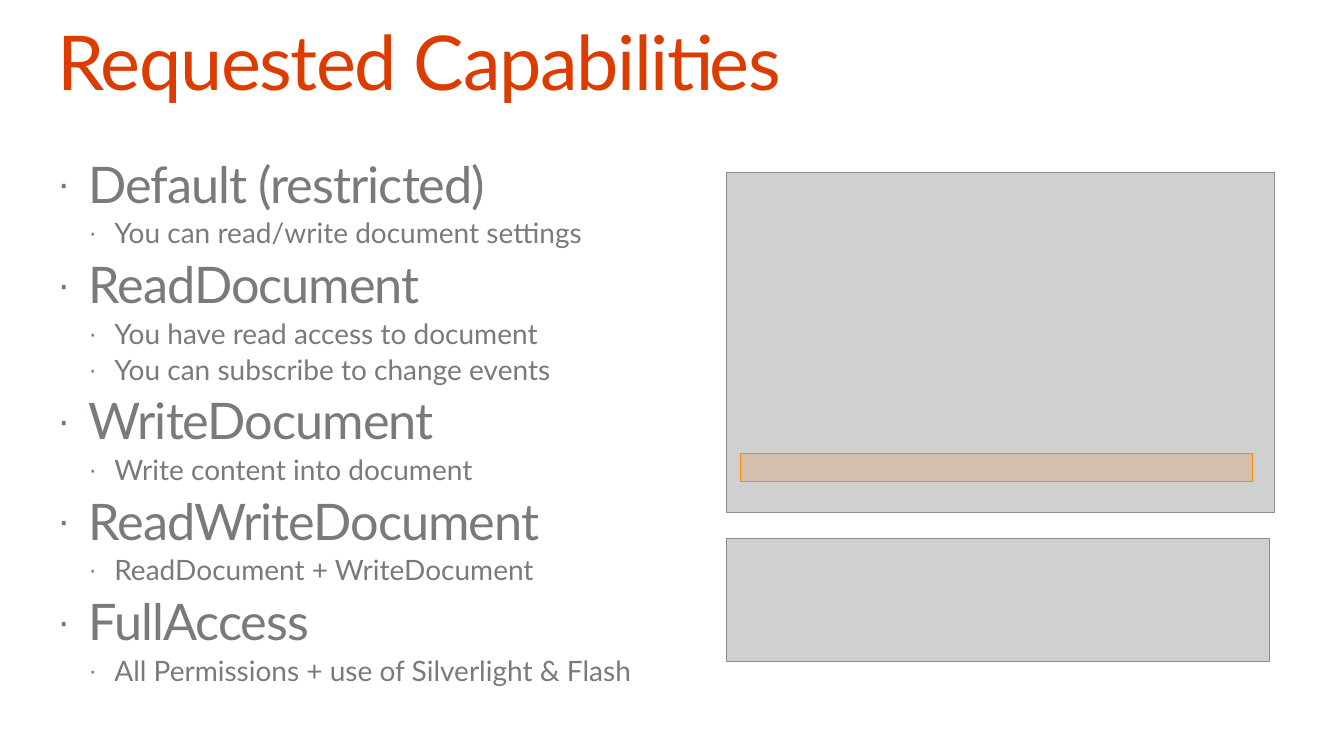
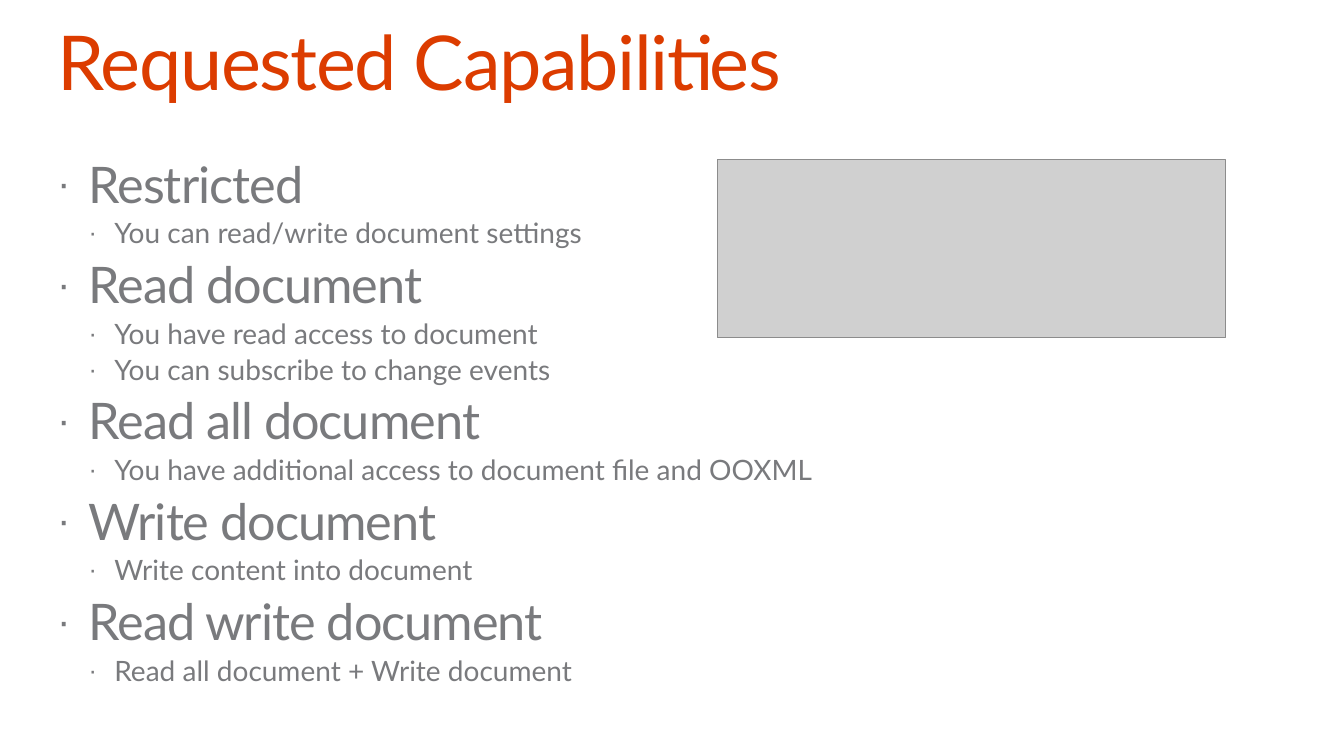
Before and after one commit to OfficeDev/TrainingContent, a slide deck: slide 16 of O3652-4 Deep Dive Apps for Office in Excel/O3652-4 Deep Dive into Apps for Office in Excel.pptx. Drawn at 1344x756 pixels with LibreOffice and Linux fonts; fonts in the diff are those of the drawing; grey boxes stand for pictures; background and template pictures are left out. Boxes give left, top, right and bottom in pixels: in the first picture for what was removed or moved away, otherwise in the second. Text is boxed around its words. In the diff, an @@ line names an element or a change of style, - is before the commit and + after.

```diff
--- a/O3652-4 Deep Dive Apps for Office in Excel/O3652-4 Deep Dive into Apps for Office in Excel.pptx
+++ b/O3652-4 Deep Dive Apps for Office in Excel/O3652-4 Deep Dive into Apps for Office in Excel.pptx
@@ text at [89, 166, 304, 204]: text changed @@
-· Default (restricted)
+· Restricted
@@ picture added at [718, 159, 1226, 338] @@
@@ picture removed at [727, 172, 1275, 513] @@
@@ text at [89, 266, 422, 304]: text changed @@
-· ReadDocument
+· Read document
@@ text at [89, 402, 812, 541]: text changed; size 36 to 20 pt @@
-· WriteDocument
+· Read all document
+  · You have additional access to document file and OOXML
+· Write document
@@ rectangle removed at [740, 454, 1252, 482] @@
@@ picture removed at [727, 538, 1270, 662] @@
@@ text at [89, 603, 572, 681]: text changed @@
-· ReadWriteDocument
-  · ReadDocument + WriteDocument
-· FullAccess
-  · All Permissions + use of Silverlight & Flash
+· Read write document
+  · Read all document + Write document
```
Also in this commit, not shown: 4 other slides changed, 4 other files.
